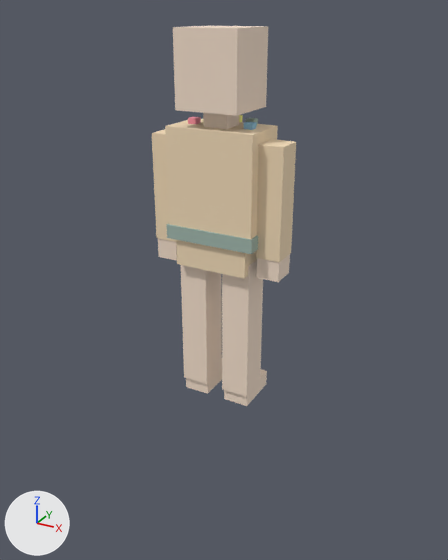
The glTF model characters/iris.glb: old version first, new version second.
Both versions are drawn from a 50 mm camera at (1.64, -2.95, 2.27) aimed at (-0.04, 0.09, 0.75). The lights are fixed; the arrows at lower left show +X, +Y and +Z. The older version comes first. Where no turn or scale is listed for an object, it has been applied to the vertices. Vertices at exactly the same position are counted once.

In view in the first picture: 'arm_L_hand', 'arm_L_upper', 'arm_R_hand', 'arm_R_upper', 'head', 'hips', 'leg_L_shin', 'leg_R_foot', 'leg_R_shin', 'outfit_belt_0', 'prop_rainbow_scarf_0', 'prop_rainbow_scarf_4', 'torso' and 3 more.
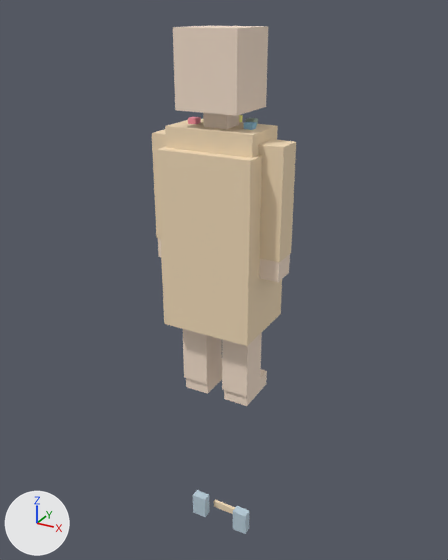
Where the change shows, as pixel boxes (x1, y1, x2, y2) in the pictures (448 x 560 px; the box of a moved part takes in the faces that stretch with it):
'outfit_tunic_0', added (beige)
    after: (157, 146, 282, 346)
'outfit_belt_0', recoloured
    both: (166, 223, 258, 254)
'outfit_sandals_1', added
    after: (233, 506, 250, 534)
'outfit_sandals_0', added
    after: (193, 490, 209, 517)
'arm_L_hand', recoloured
    both: (158, 239, 177, 261)
'outfit_sandals_2', added
    after: (214, 499, 235, 514)
part 1 of me_cube_023, moved or reshaped
    before: (244, 122, 257, 130)
    after: (193, 490, 209, 517)
'torso', unchanged, covered by the edit
    before: (165, 119, 278, 239)
    after: (165, 119, 278, 158)
'hips', unchanged, covered by the edit
    before: (176, 240, 257, 279)

Diff of the bpy script that builds the scene:
```diff
--- a/characters/iris.glb.py
+++ b/characters/iris.glb.py
@@ me_cube_010 @@
 me_cube_010.from_pydata(...)  # 8 vertices, 12 faces; spans x -1.0..1.0, y -1.0..1.0, z -1.0..1.0
-me_cube_010.materials.append(mat_iris_skin)  # beige #f8e3cf
+me_cube_010.materials.append(mat_iris_primary)  # beige #f5ddbb
@@ me_cube_012 @@
 me_cube_012.from_pydata(...)  # 8 vertices, 12 faces; spans x -1.0..1.0, y -1.0..1.0, z -1.0..1.0
-me_cube_012.materials.append(mat_iris_skin)  # beige #f8e3cf
+me_cube_012.materials.append(mat_iris_primary)  # beige #f5ddbb
@@ me_cube_011 @@
 me_cube_011.from_pydata(...)  # 8 vertices, 12 faces; spans x -1.0..1.0, y -1.0..1.0, z -1.0..1.0
-me_cube_011.materials.append(mat_iris_primary)  # beige #f5ddbb
+me_cube_011.materials.append(mat_iris_skin)  # beige #f8e3cf
@@ me_cube_018 @@
 # used by ob_outfit_bag_0; parent = ob_iris; location = (0.3, 0.06, 1.05); scale = (0.08, 0.045, 0.1)
-me_cube_018.from_pydata(...)  # 8 vertices, 12 faces; spans x -1.0..1.0, y -1.0..1.0, z -1.0..1.0
-me_cube_018.materials.append(mat_iris_secondary)  # pale blue #bbcfdb
+me_cube_018.from_pydata(...)  # 8 vertices, 12 faces; spans x -0.28..0.28, y -0.23..0.23, z -0.52..0.52
+# me_cube_018 part 4: the whole mesh is scaled about its middle by (0.28, 0.23, 0.525)
+me_cube_018.materials.append(mat_iris_primary)  # beige #f5ddbb
@@ me_cube_019 @@
 me_cube_019.from_pydata(...)  # 8 vertices, 12 faces; spans x -1.0..1.0, y -1.0..1.0, z -1.0..1.0
-me_cube_019.materials.append(mat_iris_rb0)  # pink #f593a4
+me_cube_019.materials.append(mat_iris_accent)  # grey #a2b8ad
@@ me_cube_023 @@
 # used by ob_prop_rainbow_scarf_4; parent = ob_prop_rainbow_scarf; location = (0.17, 0.0, 0.0); scale = (0.025, 0.025, 0.04)
-me_cube_023.from_pydata(...)  # 8 vertices, 12 faces; spans x -1.0..1.0, y -1.0..1.0, z -1.0..1.0
+me_cube_023.from_pydata(...)  # 8 vertices, 12 faces; spans x -0.05..0.05, y -0.03..0.03, z -0.08..0.08
+# me_cube_023 part 1: the whole mesh is scaled about its middle by (0.05, 0.03, 0.08)
 me_cube_023.materials.append(mat_iris_rb4)
@@ me_cube_024 @@
 # used by ob_prop_rainbow_scarf_5; parent = ob_prop_rainbow_scarf; location = (0.1, 0.16, -0.18); scale = (0.03, 0.015, 0.15)
-me_cube_024.from_pydata(...)  # 8 vertices, 12 faces; spans x -1.0..1.0, y -1.0..1.0, z -1.0..1.0
+me_cube_024.from_pydata(...)  # 8 vertices, 12 faces; spans x -0.05..0.05, y -0.03..0.03, z -0.08..0.08
+# me_cube_024 part 2: the whole mesh is scaled about its middle by (0.05, 0.03, 0.08)
 me_cube_024.materials.append(mat_iris_rb1)
@@ me_cube_025 @@
 # used by ob_prop_rainbow_scarf_6; parent = ob_prop_rainbow_scarf; location = (-0.02, 0.17, -0.18); scale = (0.03, 0.015, 0.15)
-me_cube_025.from_pydata(...)  # 8 vertices, 12 faces; spans x -1.0..1.0, y -1.0..1.0, z -1.0..1.0
+me_cube_025.from_pydata(...)  # 8 vertices, 12 faces; spans x -0.09..0.09, y -0.01..0.01, z -0.03..0.03
+# me_cube_025 part 3: the whole mesh is scaled about its middle by (0.09, 0.01, 0.025)
 me_cube_025.materials.append(mat_iris_rb3)
@@ ob_arm_l_hand @@
-ob_arm_l_hand = bpy.data.objects.new('arm_L_hand', me_cube_010)
+ob_arm_l_hand = bpy.data.objects.new('arm_L_hand', me_cube_011)
 ob_arm_l_hand.parent = ob_arm_l
@@ ob_arm_l_upper @@
-ob_arm_l_upper = bpy.data.objects.new('arm_L_upper', me_cube_009)
+ob_arm_l_upper = bpy.data.objects.new('arm_L_upper', me_cube_010)
 ob_arm_l_upper.parent = ob_arm_l
@@ ob_arm_r_hand @@
-ob_arm_r_hand = bpy.data.objects.new('arm_R_hand', me_cube_012)
+ob_arm_r_hand = bpy.data.objects.new('arm_R_hand', me_cube_013)
 ob_arm_r_hand.parent = ob_arm_r
@@ ob_arm_r_upper @@
-ob_arm_r_upper = bpy.data.objects.new('arm_R_upper', me_cube_011)
+ob_arm_r_upper = bpy.data.objects.new('arm_R_upper', me_cube_012)
 ob_arm_r_upper.parent = ob_arm_r
@@ ob_leg_l_shin @@
-ob_leg_l_shin = bpy.data.objects.new('leg_L_shin', me_cube_013)
+ob_leg_l_shin = bpy.data.objects.new('leg_L_shin', me_cube_014)
 ob_leg_l_shin.parent = ob_leg_l
@@ ob_leg_r_shin @@
-ob_leg_r_shin = bpy.data.objects.new('leg_R_shin', me_cube_015)
+ob_leg_r_shin = bpy.data.objects.new('leg_R_shin', me_cube_016)
 ob_leg_r_shin.parent = ob_leg_r
@@ ob_outfit_belt_0 @@
-ob_outfit_belt_0 = bpy.data.objects.new('outfit_belt_0', me_cube_017)
+ob_outfit_belt_0 = bpy.data.objects.new('outfit_belt_0', me_cube_019)
 ob_outfit_belt_0.parent = ob_iris
@@ ob_outfit_tunic_0 @@
+ob_outfit_tunic_0 = bpy.data.objects.new('outfit_tunic_0', me_cube_018)
+ob_outfit_tunic_0.location = (0.0, 0.02, 1.05)
@@ ob_outfit_sandals_2 @@
+ob_outfit_sandals_2 = bpy.data.objects.new('outfit_sandals_2', me_cube_025)
+ob_outfit_sandals_2.location = (0.0, 0.05, -1.0)
@@ ob_outfit_sandals_1 @@
+ob_outfit_sandals_1 = bpy.data.objects.new('outfit_sandals_1', me_cube_024)
+ob_outfit_sandals_1.location = (0.16, -0.02, -0.98)
@@ ob_outfit_sandals_0 @@
+ob_outfit_sandals_0 = bpy.data.objects.new('outfit_sandals_0', me_cube_023)
+ob_outfit_sandals_0.location = (-0.16, -0.02, -0.98)
```
